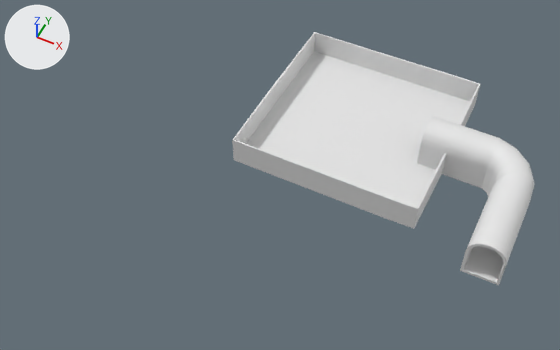
The FBX model Assets/Models/env/Level/Level2.fbx: old version first, new version second.
Camera for both pictures: a 50 mm camera at (1.3, -31.0, 40.1) aimed at (-13.9, -0.7, 2.4). Every picture has the same lights, and +X, +Y and +Z are marked at upper left. Vertices at the same position are counted once.

The older version as bpy lines, for what is in view:
```python
mat_concrete = principled_material('Concrete')
mat_concrete.base_color = (0.8, 0.8, 0.8)  # white #e7e7e7
mat_yellow_strip = principled_material('Yellow Strip')
mat_yellow_strip.base_color = (0.8, 0.8, 0.8)  # white #e7e7e7
me_cube_001 = bpy.data.meshes.new('Cube.001')
me_cube_001.from_pydata(...)  # 744 vertices, 752 faces; spans x -18.4..1.3, y -0.9..14.4, z -0.1..3.2
# faces by material slot: [214, 80, 458]
me_cube_001.materials.append(mat_asphalt)  # white #e7e7e7
me_cube_001.materials.append(mat_yellow_strip)  # white #e7e7e7
me_cube_001.materials.append(mat_concrete)  # white #e7e7e7
ob_cube_001 = bpy.data.objects.new('Cube.001', me_cube_001)
ob_cube_001.location = (0.0, 0.0, 0.0)
```
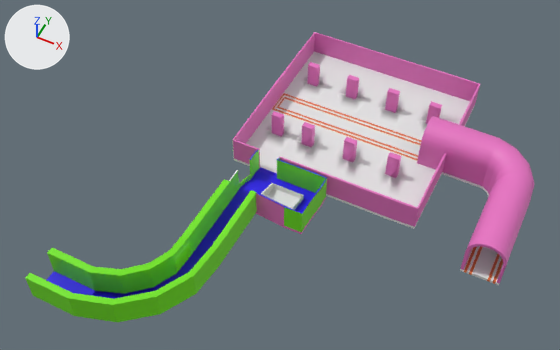
What differs and where, as boxes [x1, y1, x2, y2] in the pictures (560 x 350 px):
'Cube.001', recoloured, reshaped (white to pink, 68% wider, 15% taller): before [232, 32, 535, 285]; after [25, 32, 535, 322]
part 1 of me_cube_001, added: after [25, 32, 480, 322]

The edits, one by one:
Material 'Yellow Strip' (mat_yellow_strip) changes colour from white #e7e7e7 to orange #e77640; in linear values from (0.8, 0.8, 0.8) to (0.8, 0.18, 0.0507).
Material 'Concrete' (mat_concrete) changes colour from white #e7e7e7 to pink #e773c2; in linear values from (0.8, 0.8, 0.8) to (0.8, 0.171, 0.541).
Material 'IntroFloor' (mat_introfloor) is new.
Its base color is (0.0135, 0.0, 0.8) (blue #1f00e7).
Material 'Glass' (mat_glass) is new.
Its base color is (0.8, 0.8, 0.8) (white #e7e7e7).
Material 'PoolFloor' (mat_poolfloor) is new.
Its base color is (0.8, 0.8, 0.8) (white #e7e7e7).
Material 'IntroWalls' (mat_introwalls) is new.
Its base color is (0.17, 0.8, 0.00707) (green #73e714).
me_cube_001 is used by ob_cube_001; location (0.0, 0.0, 0.0).
me_cube_001 had 744 vertices, 752 faces and spanned x -18.4..1.3, y -0.9..14.4, z -0.1..3.2.
me_cube_001 now has 2102 vertices, 2122 faces and spans x -22.7..1.3, y -15.1..14.4, z -0.9..3.6.
me_cube_001 part 1: 1358 vertices added at x -22.7..-4.8, y -15.1..14.4, z -0.9..3.6.
me_cube_001 now uses material mat_introwalls (green #73e714).
me_cube_001 now uses material mat_introfloor (blue #1f00e7).
me_cube_001 now uses material mat_glass (white #e7e7e7).
me_cube_001 now uses material mat_poolfloor (white #e7e7e7).
